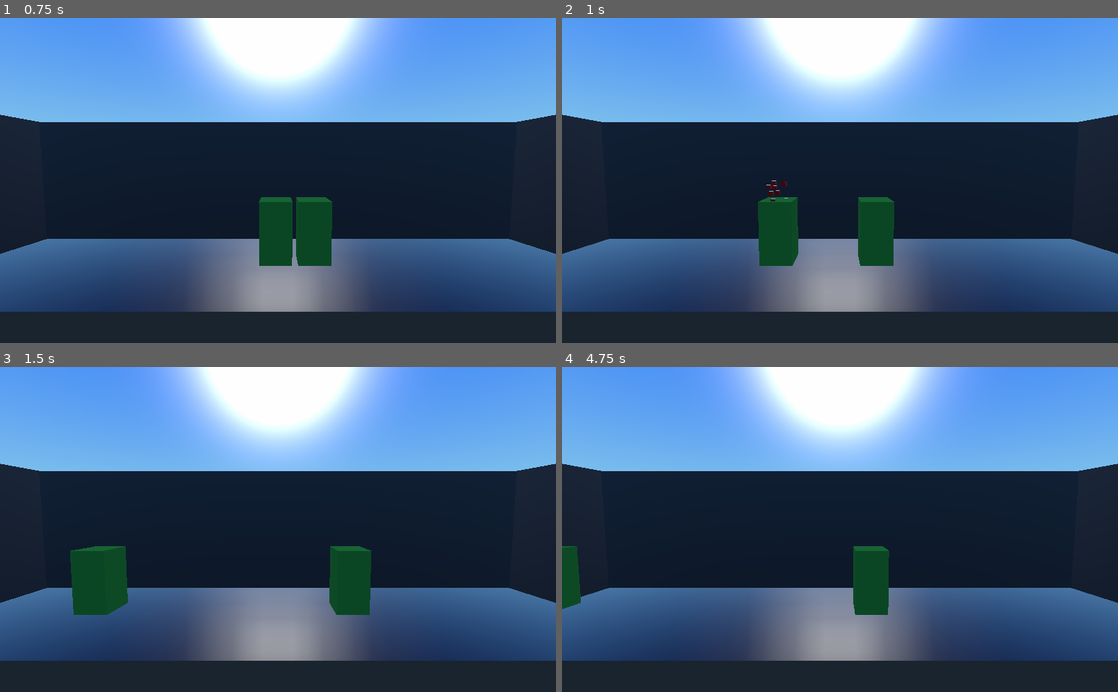
Above: before the commit, frames 1-4 (two rows, left to right).
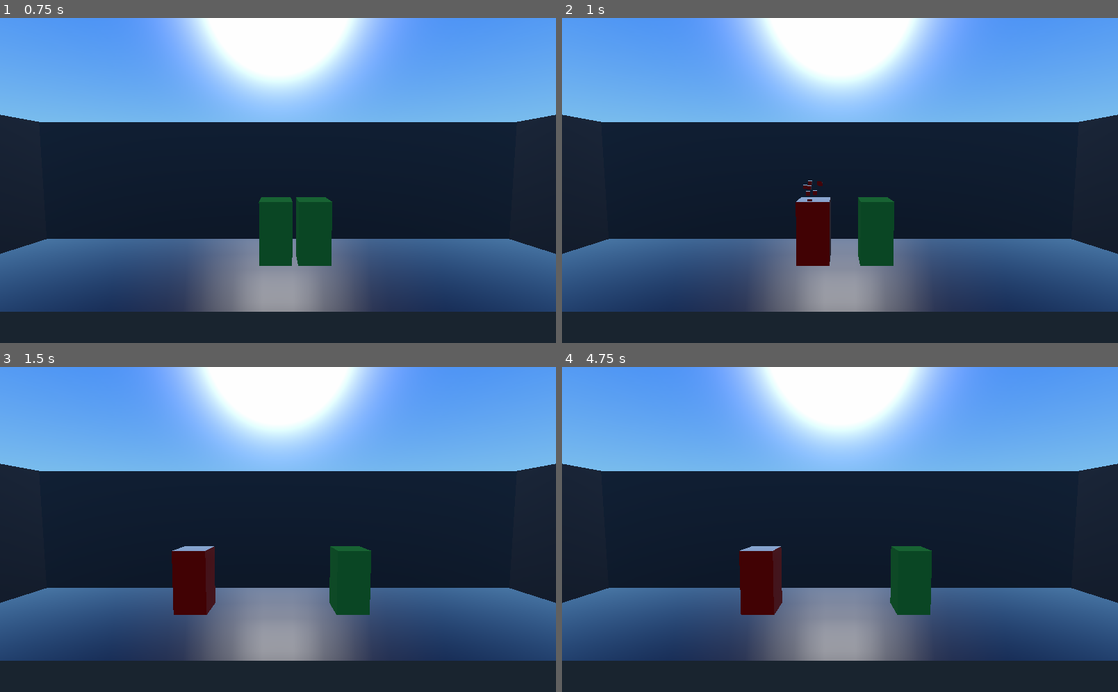
Above: after the commit, the same moments.

Repository: PARGroup/Movement-Test
Game: Godot game, scene res://scenes/Fight.tscn
Two runs of this game, one before a commit and one after it. Both use one fixed random seed, a clock stepped at 60 frames per second and the inputs below.
Inputs:
- Up to frame 1 (0.75 s): tap Enter at 0.5 s; hold D (player1_move_right) from 0.53 s (still down); tap Left (player2_move_left) at 0.6 s
- Up to frame 2 (1 s): keep holding D (player1_move_right)
- Up to frame 3 (1.5 s): release D (player1_move_right) at 1.28 s; hold A (player1_move_left) from 1.28 s (still down); tap Right (player2_move_right) at 1.35 s
- Up to frame 4 (4.75 s): release A (player1_move_left) at 2.03 s; hold D (player1_move_right) 2.03-3.53 s; tap Left (player2_move_left) at 2.1, 3.6 s; tap Right (player2_move_right) at 2.85, 4.35 s; tap Space at 3.5 s; hold A (player1_move_left) from 3.53 s (still down); tap Enter at 4.25 s

Frame 1 is identical in both runs. In frame 2, 2.9% of the frame differs, in the area x 35-49%, y 50-77%; in frame 3, 3.6%; in frame 4, 5.0%, in the area x 0-67%, y 55-77%.
Error before the commit: Attempt to call function 'set_material_override' in base 'null instance' on a null instance. (res://scenes/Player.gd:112)

Commit message:
Material now permanently changes when a player is hit.

Diff:
--- a/scenes/Fight.tscn
+++ b/scenes/Fight.tscn
@@ -82,7 +82,7 @@
 
 points = PoolVector3Array( 1, 0, 1, -1, 0, 1, 1, 0, -1, -1, 0, -1 )
 
-[node name="Fight" type="Spatial" index="0"]
+[node name="Fight" type="Spatial"]
 
 [node name="Camera" type="Camera" parent="." index="0"]
 
@@ -138,7 +138,7 @@
 [node name="RightWall" type="MeshInstance" parent="." index="2"]
 
 editor/display_folded = true
-transform = Transform( -8.14603e-007, -1, 0, 5, -1.62921e-007, 0, 0, 0, 5, 20, 5, 0 )
+transform = Transform( -8.14603e-07, -1, 0, 5, -1.62921e-07, 0, 0, 0, 5, 20, 5, 0 )
 layers = 1
 material_override = null
 cast_shadow = 1
@@ -172,7 +172,7 @@
 [node name="LeftWall" type="MeshInstance" parent="." index="3"]
 
 editor/display_folded = true
-transform = Transform( -1.41065e-006, 1, 0, -5, -2.8213e-007, 0, 0, 0, 5, -20, 5, 0 )
+transform = Transform( -1.41065e-06, 1, 0, -5, -2.8213e-07, 0, 0, 0, 5, -20, 5, 0 )
 layers = 1
 material_override = null
 cast_shadow = 1
@@ -205,7 +205,7 @@
 
 [node name="BackWall" type="MeshInstance" parent="." index="4"]
 
-transform = Transform( 3.97987e-013, 2.8213e-007, 20, 5, -2.8213e-007, 8.85426e-020, 1.41065e-006, 1, -5.6426e-006, 0, 5, -5 )
+transform = Transform( 3.97987e-13, 2.8213e-07, 20, 5, -2.8213e-07, 8.85426e-20, 1.41065e-06, 1, -5.6426e-06, 0, 5, -5 )
 layers = 1
 material_override = null
 cast_shadow = 1
--- a/scenes/Player.gd
+++ b/scenes/Player.gd
@@ -109,7 +109,7 @@
 			stateTime -= delta
 			move_and_slide(velocity, Vector3(0, 1, 0), 0.05, 2)
 			mat = load("res://Materials/Damaged.material")
-			get_node("Player1").set_material_override(mat)
+			get_node("MeshInstance").set_material_override(mat)
 
 	if inputCountdown > 0:
 
--- a/scenes/Player.tscn
+++ b/scenes/Player.tscn
@@ -1,6 +1,4 @@
 [gd_scene load_steps=9 format=2]
-
-[ext_resource path="res://Materials/Default.material" type="Material" id=1]
 
 [sub_resource type="CubeMesh" id=1]
 
@@ -10,11 +8,63 @@
 subdivide_height = 0
 subdivide_depth = 0
 
-[sub_resource type="ConvexPolygonShape" id=2]
+[sub_resource type="SpatialMaterial" id=2]
+
+render_priority = 0
+flags_transparent = false
+flags_unshaded = false
+flags_vertex_lighting = false
+flags_no_depth_test = false
+flags_use_point_size = false
+flags_world_triplanar = false
+flags_fixed_size = false
+flags_albedo_tex_force_srgb = false
+vertex_color_use_as_albedo = false
+vertex_color_is_srgb = false
+params_diffuse_mode = 0
+params_specular_mode = 0
+params_blend_mode = 0
+params_cull_mode = 0
+params_depth_draw_mode = 0
+params_line_width = 1.0
+params_point_size = 1.0
+params_billboard_mode = 0
+params_grow = false
+params_use_alpha_scissor = false
+albedo_color = Color( 0.226925, 0.617188, 0.171173, 1 )
+metallic = 0.0
+metallic_specular = 0.5
+metallic_texture_channel = 0
+roughness = 1.0
+roughness_texture_channel = 0
+emission_enabled = false
+normal_enabled = false
+rim_enabled = false
+clearcoat_enabled = false
+anisotropy_enabled = false
+ao_enabled = false
+depth_enabled = false
+subsurf_scatter_enabled = false
+transmission_enabled = false
+refraction_enabled = false
+detail_enabled = false
+uv1_scale = Vector3( 1, 1, 1 )
+uv1_offset = Vector3( 0, 0, 0 )
+uv1_triplanar = false
+uv1_triplanar_sharpness = 1.0
+uv2_scale = Vector3( 1, 1, 1 )
+uv2_offset = Vector3( 0, 0, 0 )
+uv2_triplanar = false
+uv2_triplanar_sharpness = 1.0
+proximity_fade_enable = false
+distance_fade_enable = false
+_sections_unfolded = [ "Albedo", "Emission", "Roughness" ]
+
+[sub_resource type="ConvexPolygonShape" id=3]
 
 points = PoolVector3Array( -1, 1, 1, 1, 1, -1, 1, 1, 1, -1, 1, -1, -1, -1, 1, 1, -1, -1, 1, -1, 1, -1, -1, -1, 1, 1, 1, -1, 1, -1, 1, 1, -1, -1, 1, 1, 1, -1, 1, -1, -1, -1, 1, -1, -1, -1, -1, 1, 1, 1, 1, -1, -1, 1, -1, 1, 1, 1, -1, 1, 1, 1, -1, -1, -1, -1, -1, 1, -1, 1, -1, -1 )
 
-[sub_resource type="ParticlesMaterial" id=3]
+[sub_resource type="ParticlesMaterial" id=4]
 
 render_priority = 0
 trail_divisor = 1
@@ -114,6 +164,7 @@
 
 [sub_resource type="Animation" id=7]
 
+resource_name = "attack-left"
 length = 0.25
 loop = false
 step = 0.1
@@ -148,7 +199,7 @@
 "values": [ Transform( 1, 0, 0, 0, 1, 0, 0, 0, 1, 0, 2.22231, 0 ), Transform( 1, 0, 0, 0, 1, 0, 0, 0, 1, 0, 2.22231, 3 ) ]
 }
 
-[node name="Player" type="KinematicBody"]
+[node name="Player" type="KinematicBody" index="0"]
 
 transform = Transform( 1, 0, 0, 0, 1, 0, 0, 0, 1, 0, 2.22231, -3 )
 input_ray_pickable = true
@@ -178,18 +229,17 @@
 lod_max_hysteresis = 0.0
 mesh = SubResource( 1 )
 skeleton = NodePath("..")
-material/0 = ExtResource( 1 )
+material/0 = SubResource( 2 )
 _sections_unfolded = [ "material" ]
 
 [node name="CollisionShape" type="CollisionShape" parent="." index="1"]
 
-shape = SubResource( 2 )
+shape = SubResource( 3 )
 disabled = false
-_sections_unfolded = [ "Transform", "Visibility" ]
 
 [node name="Particles" type="Particles" parent="." index="2"]
 
-transform = Transform( -1.62921e-007, 0, -1, 0, 1, 0, 1, 0, -1.62921e-007, 0, 2.4163, 0.0234002 )
+transform = Transform( -1.62921e-07, 0, -1, 0, 1, 0, 1, 0, -1.62921e-07, 0, 2.4163, 0.0234002 )
 layers = 1
 material_override = null
 cast_shadow = 1
Not shown: 3 places in scenes/Player.tscn that only renumber resources
